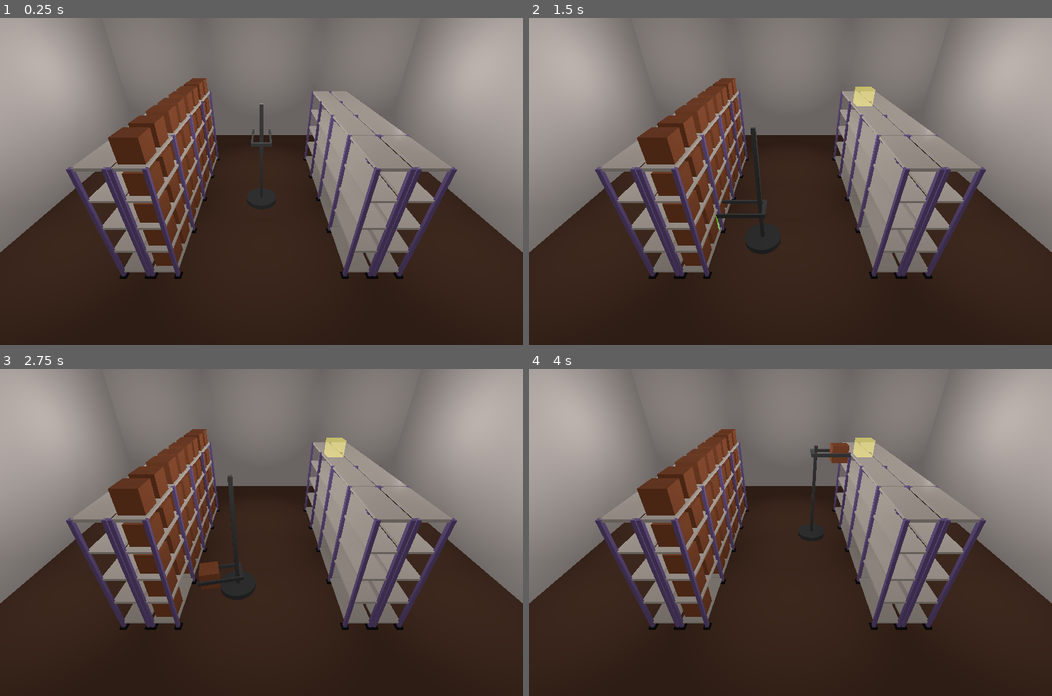
Above: before the commit, frames 1-4 (two rows, left to right).
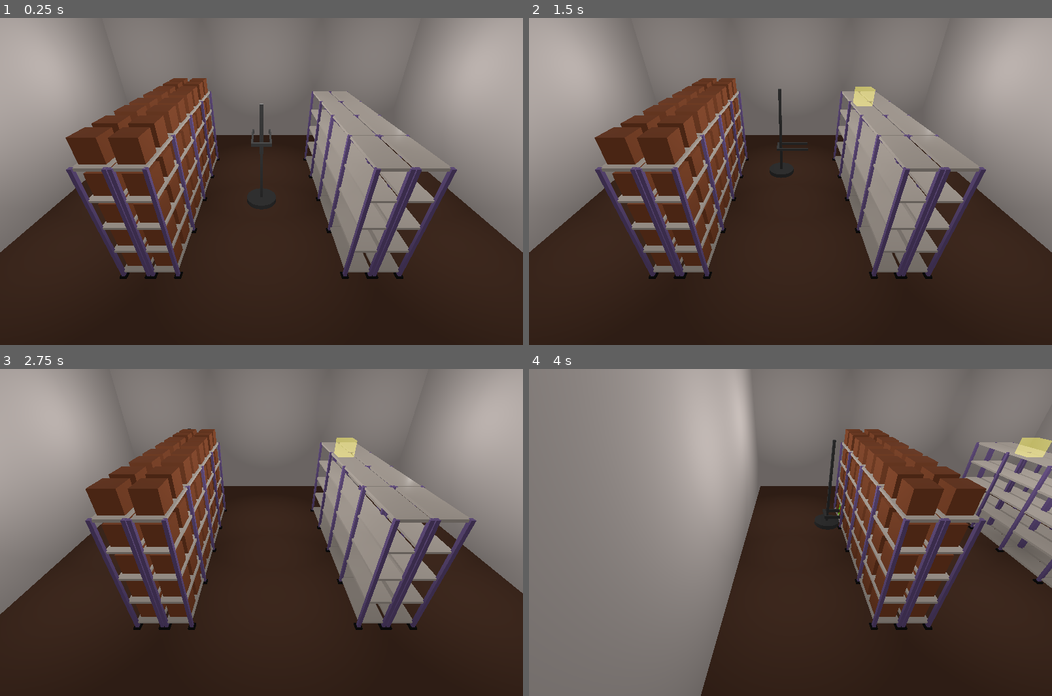
Above: after the commit, the same moments.

Repository: lunkkun/warehouse-simulation
Game: Godot game, scene res://scenes/Warehouse.tscn
Two runs of this game, one before a commit and one after it. Both use one fixed random seed, a clock stepped at 60 frames per second and the inputs below.
Inputs:
- Up to frame 1 (0.25 s): no input
- Up to frame 2 (1.5 s): tap Enter at 0.5 s
- Up to frame 3 (2.75 s): no input
- Up to frame 4 (4 s): no input

The runs differ from the first frame. In frame 1, 2.2% of the frame differs, in the area x 12-87%, y 18-76%; in frame 2, 2.8%; in frame 3, 16%; in frame 4, 46%, in the area x 0-100%, y 0-100%.

Commit message:
navigate around the racks

Diff:
--- a/scenes/Box.tscn
+++ b/scenes/Box.tscn
@@ -30,7 +30,9 @@
 [sub_resource type="BoxShape" id=5]
 extents = Vector3( 0.25, 0.25, 0.25 )
 
-[node name="Box" type="RigidBody"]
+[node name="Box" type="RigidBody" groups=[
+"boxes",
+]]
 script = ExtResource( 1 )
 
 [node name="MeshInstance" type="MeshInstance" parent="."]
--- a/scenes/CameraRig.gd
+++ b/scenes/CameraRig.gd
@@ -1,14 +1,24 @@
 extends Spatial
+
+
+const CAMERA_SPEED = 4
 
 
 export(NodePath) var follow
 
 onready var _object_to_follow = get_node(follow) if follow else null
 onready var _camera = $Camera
+onready var _tween = $Tween
+
+
+func move_to(position: Vector3):
+	var distance = translation.distance_to(position)
+	_tween.interpolate_property(self, "translation", null, position, distance / CAMERA_SPEED, Tween.TRANS_QUAD, Tween.EASE_IN_OUT)
+	_tween.start()
 
 
 func _physics_process(delta):
-	if (follow):
+	if follow:
 		var target = _object_to_follow.global_transform.origin
 		target.y += 1
 		_camera.look_at(target, Vector3.UP)
--- /dev/null
+++ b/scenes/Lane.gd
@@ -0,0 +1,17 @@
+extends Area
+
+
+onready var _nav_points = $NavPoints.get_children()
+
+
+func get_closest_nav_point(position: Vector3):
+	var closest = null
+	var smallest_dist = null
+
+	for nav_point in _nav_points:
+		var distance = position.distance_to(nav_point.global_transform.origin)
+		if not closest or distance < smallest_dist:
+			closest = nav_point
+			smallest_dist = distance
+
+	return closest
--- /dev/null
+++ b/scenes/Lanes.gd
@@ -0,0 +1,24 @@
+extends Spatial
+
+
+signal lane_entered(lane)
+
+onready var _lanes = get_children()
+
+
+func _ready():
+	for lane in _lanes:
+		lane.connect("body_entered", self, "_on_Lane_body_entered", [lane])
+
+
+func get_lane(object):
+	for lane in _lanes:
+		if object is Area and lane.overlaps_area(object):
+			return lane
+		elif object is PhysicsBody and lane.overlaps_body(object):
+			return lane
+
+
+func _on_Lane_body_entered(body, lane):
+	if body.is_in_group("robots"):
+		emit_signal("lane_entered", lane)
--- a/scenes/Robot.gd
+++ b/scenes/Robot.gd
@@ -3,6 +3,7 @@
 
 signal box_picked
 signal box_placed
+signal approached
 
 const APPROACH_DISTANCE = 1.5
 const PICK_DISTANCE = 0.74
@@ -12,23 +13,26 @@
 const ARM_SPEED = 2.0
 const PICK_SPEED = 2.0
 
+var lane = null
+
 onready var _arm = $Arm
 onready var _box_holder = $Arm/BoxHolder
 onready var _tween = $Tween
+onready var _arm_tween = $Arm/Tween
 
 
-func pick_box(space):
-	_pick_or_place_box(space, true)
+func pick_box(space: Area, via = []):
+	_pick_or_place_box(space, via, true)
 
 
-func place_box(space):
-	_pick_or_place_box(space)
+func place_box(space: Area, via = []):
+	_pick_or_place_box(space, via)
 
 
-func _pick_or_place_box(space, pick_box = false):
-	_move_to_approach_position(space)
+func _pick_or_place_box(space: Area, via = [], pick_box = false):
+	_move_to_approach_position(space, via)
 
-	yield(_tween, "tween_all_completed")
+	yield(self, "approached")
 
 	var approach_position = translation
 	_move_to_pick_position(space)
@@ -36,7 +40,7 @@
 	yield(_tween, "tween_all_completed")
 
 	_pick_or_place(space, pick_box)
-	_move_back(approach_position)
+	move_to(approach_position, true)
 
 	yield(_tween, "tween_all_completed")
 
@@ -48,33 +52,40 @@
 	else:
 		emit_signal("box_placed")
 
-func _move_to_approach_position(space):
+
+func _move_to_approach_position(space: Area, via = []):
 	var space_position = space.get_parent().to_global(space.translation)
 	var approach_position = space.get_parent().to_global(space.translation - space.approach_dir * APPROACH_DISTANCE)
 	var approach_dir = (space_position - approach_position).normalized()
 
-	var rotation_angle = (-transform.basis.z).angle_to(approach_dir) * 180 / PI
-	var rotation_y = round(rotation_degrees.y + rotation_angle)
+	var forward = -transform.basis.z.normalized()
+	var rotation_angle = (forward).angle_to(approach_dir)
+	if forward.rotated(Vector3.UP, rotation_angle).dot(approach_dir) < 0:
+		rotation_angle = -rotation_angle
+	var rotation_y = round(rotation_degrees.y + rotation_angle * 180 / PI)
 
 	var arm_height = approach_position.y + PICK_HEIGHT
-	var arm_distance = abs(_arm.translation.y - arm_height)
+
+	move_arm(rotation_y, arm_height)
+
+	for nav_point in via:
+		move_to(nav_point.global_transform.origin)
+		yield(_tween, "tween_all_completed")
 
 	approach_position.y = 0
-	var distance = translation.distance_to(approach_position)
+	move_to(approach_position)
 
-	_tween.interpolate_property(self, "translation", null, approach_position, distance / TRAVEL_SPEED)
-	_tween.interpolate_property(self, "rotation_degrees:y", null, rotation_y, rotation_angle / ROTATE_SPEED)
-	_tween.interpolate_property(_arm, "translation:y", null, arm_height, arm_distance / ARM_SPEED)
-	_tween.start()
+	yield(_tween, "tween_all_completed")
+	if (_arm_tween.is_active()):
+		yield(_arm_tween, "tween_all_completed")
+
+	emit_signal("approached")
 
 
 func _move_to_pick_position(space):
 	var pick_position = space.get_parent().to_global(space.translation - space.approach_dir * PICK_DISTANCE)
 	pick_position.y = 0
-	var distance = translation.distance_to(pick_position)
-
-	_tween.interpolate_property(self, "translation", null, pick_position, distance / PICK_SPEED)
-	_tween.start()
+	move_to(pick_position, true)
 
 
 func _pick_or_place(space, pick_box):
@@ -91,16 +102,18 @@
 		space.highlight = false
 
 
-func _move_back(position):
+func move_to(position: Vector3, picking = false):
 	var distance = translation.distance_to(position)
-	_tween.interpolate_property(self, "translation", null, position, distance / PICK_SPEED)
+	var speed = PICK_SPEED if picking else TRAVEL_SPEED
+
+	_tween.interpolate_property(self, "translation", null, position, distance / speed)
 	_tween.start()
 
 
-func move_to(position, angle):
-	var distance = translation.distance_to(position)
+func move_arm(angle: float, height: float):
 	var rot_distance = abs(rotation_degrees.y - angle)
+	var arm_distance = abs(_arm.translation.y - height)
 
-	_tween.interpolate_property(self, "translation", null, position, distance / TRAVEL_SPEED)
-	_tween.interpolate_property(self, "rotation_degrees:y", null, angle, rot_distance / ROTATE_SPEED)
-	_tween.start()
+	_arm_tween.interpolate_property(self, "rotation_degrees:y", null, angle, rot_distance / ROTATE_SPEED)
+	_arm_tween.interpolate_property(_arm, "translation:y", null, height, arm_distance / ARM_SPEED)
+	_arm_tween.start()
--- a/scenes/Robot.tscn
+++ b/scenes/Robot.tscn
@@ -27,7 +27,9 @@
 [sub_resource type="CubeMesh" id=6]
 size = Vector3( 0.06, 0.1, 1.2 )
 
-[node name="Robot" type="KinematicBody"]
+[node name="Robot" type="KinematicBody" groups=[
+"robots",
+]]
 script = ExtResource( 1 )
 
 [node name="CollisionShape" type="CollisionShape" parent="."]
@@ -65,4 +67,6 @@
 [node name="BoxHolder" type="Position3D" parent="Arm"]
 transform = Transform( 1, 0, 0, 0, 1, 0, 0, 0, 1, 0, -0.25, -0.74 )
 
+[node name="Tween" type="Tween" parent="Arm"]
+
 [node name="Tween" type="Tween" parent="."]
--- a/scenes/ShelfSpace.gd
+++ b/scenes/ShelfSpace.gd
@@ -27,7 +27,8 @@
 
 
 func _on_ShelfSpace_body_entered(body):
-	set_box(body)
+	if body.is_in_group("boxes"):
+		set_box(body)
 
 
 func _on_ShelfSpace_body_exited(body):
--- a/scenes/Warehouse.gd
+++ b/scenes/Warehouse.gd
@@ -5,8 +5,10 @@
 var box_packed = preload("res://scenes/Box.tscn")
 
 onready var _robot = $Robot
+onready var _camera_rig = $CameraRig
 onready var _source_section = $Sections/Section
 onready var _target_section = $Sections/Section2
+onready var _lanes = $Lanes
 
 
 func _ready():
@@ -38,19 +40,44 @@
 	var target = random_target()
 	target.highlight = true
 
-	_robot.pick_box(source)
+	var via = _calc_via(source)
+
+	_robot.pick_box(source, via)
 
 	yield(_robot, "box_picked")
 
-	_robot.place_box(target)
+	via = _calc_via(target)
+
+	_robot.place_box(target, via)
 
 
 func start_robot():
+	_robot.lane = _lanes.get_lane(_robot)
 	move_random_box()
+
+
+func _calc_via(space):
+	var via = []
+
+	var space_lane = _lanes.get_lane(space)
+	if space_lane != _robot.lane:
+		var space_position = space.get_parent().to_global(space.translation)
+		var avg_pos = (_robot.translation + space_position) / 2
+
+		via.push_back(_robot.lane.get_closest_nav_point(avg_pos))
+		via.push_back(space_lane.get_closest_nav_point(avg_pos))
+
+	return via
 
 
 func _on_Robot_box_placed():
 	if _source_section.get_box_positions().size():
 		move_random_box()
 	else:
-		_robot.move_to(Vector3(), 90)
+		_robot.move_to(Vector3())
+		_robot.move_arm(90, 2.15)
+
+
+func _on_Lane_entered(lane):
+	_robot.lane = lane
+	_camera_rig.move_to(lane.translation)
--- a/scenes/Warehouse.tscn
+++ b/scenes/Warehouse.tscn
@@ -1,10 +1,12 @@
-[gd_scene load_steps=13 format=2]
+[gd_scene load_steps=16 format=2]
 
 [ext_resource path="res://scenes/StorageRack.tscn" type="PackedScene" id=1]
 [ext_resource path="res://scenes/StorageSection.gd" type="Script" id=2]
 [ext_resource path="res://scenes/Warehouse.gd" type="Script" id=3]
 [ext_resource path="res://scenes/Robot.tscn" type="PackedScene" id=4]
 [ext_resource path="res://scenes/CameraRig.gd" type="Script" id=5]
+[ext_resource path="res://scenes/Lanes.gd" type="Script" id=6]
+[ext_resource path="res://scenes/Lane.gd" type="Script" id=7]
 
 [sub_resource type="Environment" id=1]
 ambient_light_color = Color( 1, 1, 1, 1 )
@@ -27,6 +29,9 @@
 [sub_resource type="PlaneMesh" id=7]
 size = Vector2( 14, 7 )
 
+[sub_resource type="BoxShape" id=8]
+extents = Vector3( 6, 2, 2.5 )
+
 [node name="Warehouse" type="Spatial"]
 script = ExtResource( 3 )
 
@@ -34,11 +39,12 @@
 environment = SubResource( 1 )
 
 [node name="CameraRig" type="Spatial" parent="."]
-transform = Transform( -1.62921e-07, 0, 1, 0, 1, 0, -1, 0, -1.62921e-07, 0, 0, 0 )
 script = ExtResource( 5 )
 
 [node name="Camera" type="Camera" parent="CameraRig"]
-transform = Transform( 1, 0, 0, 0, 0.838671, 0.544639, 0, -0.544639, 0.838671, 0, 5, 6.5 )
+transform = Transform( -1.62921e-07, -0.544639, 0.838671, 0, 0.838671, 0.544639, -1, 8.8733e-08, -1.36637e-07, 6.5, 5, -1.05898e-06 )
+
+[node name="Tween" type="Tween" parent="CameraRig"]
 
 [node name="Lighting" type="Spatial" parent="."]
 transform = Transform( 1, 0, 0, 0, 1, 0, 0, 0, 1, 0, 4, 0 )
@@ -97,6 +103,22 @@
 [node name="Section" type="Spatial" parent="Sections"]
 script = ExtResource( 2 )
 
+[node name="StorageRow" type="Spatial" parent="Sections/Section"]
+transform = Transform( 1, 0, 0, 0, 1, 0, 0, 0, 1, 0, 0, 3 )
+script = ExtResource( 2 )
+
+[node name="StorageRack4" parent="Sections/Section/StorageRow" instance=ExtResource( 1 )]
+transform = Transform( 1, 0, 0, 0, 1, 0, 0, 0, 1, -2.26, 0, 0 )
+
+[node name="StorageRack3" parent="Sections/Section/StorageRow" instance=ExtResource( 1 )]
+transform = Transform( 1, 0, 0, 0, 1, 0, 0, 0, 1, -0.755, 0, 0 )
+
+[node name="StorageRack2" parent="Sections/Section/StorageRow" instance=ExtResource( 1 )]
+transform = Transform( 1, 0, 0, 0, 1, 0, 0, 0, 1, 0.755, 0, 0 )
+
+[node name="StorageRack" parent="Sections/Section/StorageRow" instance=ExtResource( 1 )]
+transform = Transform( 1, 0, 0, 0, 1, 0, 0, 0, 1, 2.26, 0, 0 )
+
 [node name="StorageRow2" type="Spatial" parent="Sections/Section"]
 transform = Transform( -1, 0, -3.25841e-07, 0, 1, 0, 3.25841e-07, 0, -1, 0, 0, 2.3 )
 script = ExtResource( 2 )
@@ -132,37 +154,77 @@
 [node name="StorageRack" parent="Sections/Section2/StorageRow3" instance=ExtResource( 1 )]
 transform = Transform( 1, 0, 0, 0, 1, 0, 0, 0, 1, 2.26, 0, 0 )
 
-[node name="StorageRow" type="Spatial" parent="Sections"]
-transform = Transform( 1, 0, 0, 0, 1, 0, 0, 0, 1, 0, 0, 3 )
-script = ExtResource( 2 )
-
-[node name="StorageRack4" parent="Sections/StorageRow" instance=ExtResource( 1 )]
-transform = Transform( 1, 0, 0, 0, 1, 0, 0, 0, 1, -2.26, 0, 0 )
-
-[node name="StorageRack3" parent="Sections/StorageRow" instance=ExtResource( 1 )]
-transform = Transform( 1, 0, 0, 0, 1, 0, 0, 0, 1, -0.755, 0, 0 )
-
-[node name="StorageRack2" parent="Sections/StorageRow" instance=ExtResource( 1 )]
-transform = Transform( 1, 0, 0, 0, 1, 0, 0, 0, 1, 0.755, 0, 0 )
-
-[node name="StorageRack" parent="Sections/StorageRow" instance=ExtResource( 1 )]
-transform = Transform( 1, 0, 0, 0, 1, 0, 0, 0, 1, 2.26, 0, 0 )
-
-[node name="StorageRow4" type="Spatial" parent="Sections"]
+[node name="StorageRow4" type="Spatial" parent="Sections/Section2"]
 transform = Transform( -1, 0, -3.25841e-07, 0, 1, 0, 3.25841e-07, 0, -1, 0, 0, -3 )
 script = ExtResource( 2 )
 
-[node name="StorageRack4" parent="Sections/StorageRow4" instance=ExtResource( 1 )]
-transform = Transform( 1, 0, 0, 0, 1, 0, 0, 0, 1, -2.26, 0, 0 )
-
-[node name="StorageRack3" parent="Sections/StorageRow4" instance=ExtResource( 1 )]
-transform = Transform( 1, 0, 0, 0, 1, 0, 0, 0, 1, -0.755, 0, 0 )
-
-[node name="StorageRack2" parent="Sections/StorageRow4" instance=ExtResource( 1 )]
-transform = Transform( 1, 0, 0, 0, 1, 0, 0, 0, 1, 0.755, 0, 0 )
-
-[node name="StorageRack" parent="Sections/StorageRow4" instance=ExtResource( 1 )]
-transform = Transform( 1, 0, 0, 0, 1, 0, 0, 0, 1, 2.26, 0, 0 )
+[node name="StorageRack4" parent="Sections/Section2/StorageRow4" instance=ExtResource( 1 )]
+transform = Transform( 1, 0, 0, 0, 1, 0, 0, 0, 1, -2.26, 0, 0 )
+
+[node name="StorageRack3" parent="Sections/Section2/StorageRow4" instance=ExtResource( 1 )]
+transform = Transform( 1, 0, 0, 0, 1, 0, 0, 0, 1, -0.755, 0, 0 )
+
+[node name="StorageRack2" parent="Sections/Section2/StorageRow4" instance=ExtResource( 1 )]
+transform = Transform( 1, 0, 0, 0, 1, 0, 0, 0, 1, 0.755, 0, 0 )
+
+[node name="StorageRack" parent="Sections/Section2/StorageRow4" instance=ExtResource( 1 )]
+transform = Transform( 1, 0, 0, 0, 1, 0, 0, 0, 1, 2.26, 0, 0 )
+
+[node name="Lanes" type="Spatial" parent="."]
+script = ExtResource( 6 )
+
+[node name="Lane" type="Area" parent="Lanes"]
+transform = Transform( 1, 0, 0, 0, 1, 0, 0, 0, 1, 0, 0, 5.3 )
+script = ExtResource( 7 )
+
+[node name="CollisionShape" type="CollisionShape" parent="Lanes/Lane"]
+transform = Transform( 1, 0, 0, 0, 1, 0, 0, 0, 1, 0, 2, 0 )
+shape = SubResource( 8 )
+
+[node name="NavPoints" type="Spatial" parent="Lanes/Lane"]
+
+[node name="NavPoint" type="Position3D" parent="Lanes/Lane/NavPoints"]
+transform = Transform( 1, 0, 0, 0, 1, 0, 0, 0, 1, 4.2, 0, -0.8 )
+
+[node name="NavPoint2" type="Position3D" parent="Lanes/Lane/NavPoints"]
+transform = Transform( 1, 0, 0, 0, 1, 0, 0, 0, 1, -4.2, 0, -0.8 )
+
+[node name="Lane2" type="Area" parent="Lanes"]
+script = ExtResource( 7 )
+
+[node name="CollisionShape" type="CollisionShape" parent="Lanes/Lane2"]
+transform = Transform( 1, 0, 0, 0, 1, 0, 0, 0, 1, 0, 2, 0 )
+shape = SubResource( 8 )
+
+[node name="NavPoints" type="Spatial" parent="Lanes/Lane2"]
+
+[node name="NavPoint" type="Position3D" parent="Lanes/Lane2/NavPoints"]
+transform = Transform( 1, 0, 0, 0, 1, 0, 0, 0, 1, 4.2, 0, 0.8 )
+
+[node name="NavPoint2" type="Position3D" parent="Lanes/Lane2/NavPoints"]
+transform = Transform( 1, 0, 0, 0, 1, 0, 0, 0, 1, 4.2, 0, -0.8 )
+
+[node name="NavPoint3" type="Position3D" parent="Lanes/Lane2/NavPoints"]
+transform = Transform( 1, 0, 0, 0, 1, 0, 0, 0, 1, -4.2, 0, 0.8 )
+
+[node name="NavPoint4" type="Position3D" parent="Lanes/Lane2/NavPoints"]
+transform = Transform( 1, 0, 0, 0, 1, 0, 0, 0, 1, -4.2, 0, -0.8 )
+
+[node name="Lane3" type="Area" parent="Lanes"]
+transform = Transform( 1, 0, 0, 0, 1, 0, 0, 0, 1, 0, 0, -5.3 )
+script = ExtResource( 7 )
+
+[node name="CollisionShape" type="CollisionShape" parent="Lanes/Lane3"]
+transform = Transform( 1, 0, 0, 0, 1, 0, 0, 0, 1, 0, 2, 0 )
+shape = SubResource( 8 )
+
+[node name="NavPoints" type="Spatial" parent="Lanes/Lane3"]
+
+[node name="NavPoint" type="Position3D" parent="Lanes/Lane3/NavPoints"]
+transform = Transform( 1, 0, 0, 0, 1, 0, 0, 0, 1, 4.2, 0, 0.8 )
+
+[node name="NavPoint2" type="Position3D" parent="Lanes/Lane3/NavPoints"]
+transform = Transform( 1, 0, 0, 0, 1, 0, 0, 0, 1, -4.2, 0, 0.8 )
 
 [node name="Robot" parent="." instance=ExtResource( 4 )]
 transform = Transform( -1.62921e-07, 0, 1, 0, 1, 0, -1, 0, -1.62921e-07, 0, 0, 0 )
@@ -170,5 +232,6 @@
 [node name="Countdown" type="Timer" parent="."]
 one_shot = true
 autostart = true
+[connection signal="lane_entered" from="Lanes" to="." method="_on_Lane_entered"]
 [connection signal="box_placed" from="Robot" to="." method="_on_Robot_box_placed"]
 [connection signal="timeout" from="Countdown" to="." method="start_robot"]
Not shown: 2 places in scenes/Box.tscn that only renumber resources
